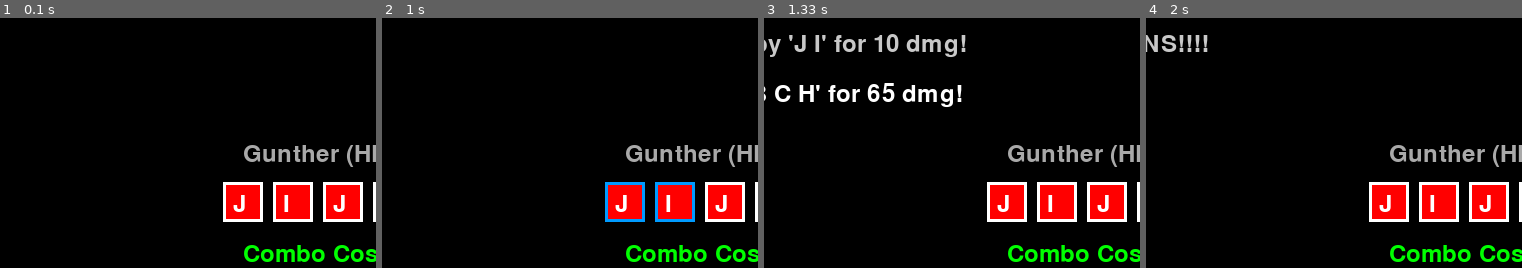
Above: before the commit, frames 1-4 (left to right).
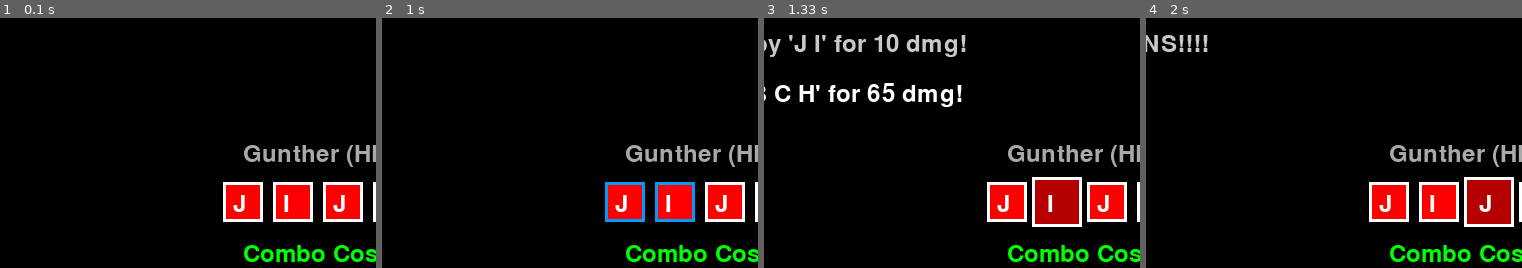
Above: after the commit, the same moments.

Repository: LWhite200/pygames
Game: pygame game, started from WordBound/WordBound.py
The game is run twice, just before and just after one commit, with the same random seed, the same clock (stepped at 60 frames per second) and the same inputs.
Inputs:
- Up to frame 1 (0.1 s): no input
- Up to frame 2 (1 s): click "J" at 0.38 s; click "I" at 0.72 s
- Up to frame 3 (1.33 s): tap Enter at 1 s
- Up to frame 4 (2 s): click "J" at 1.38 s; tap Space at 1.67 s
The pictures show only the part of the screen within x 38-88%, y 50-100%; the shares and areas given below are measured in that part.

Frames 1-2 are identical in both runs. In frame 3, 2.6% of the frame differs, in the area x 71-85%, y 63-84%; in frame 4, 2.6%.

Commit message:
Add files via upload

Diff:
--- a/WordBound/WordBound.py
+++ b/WordBound/WordBound.py
@@ -73,11 +73,24 @@
         print(str(ccc))
         return ccc
 
-    def draw(self, x, y, selected=False):
-        color = (0,155,255) if selected else (255,255,255)
-        pygame.draw.rect(screen, self.color1, (x, y, 40, 40))
-        pygame.draw.rect(screen, color, (x, y, 40, 40), 3)
-        text = font.render(self.char, True, (255,255,255))
+    def draw(self, x, y, selected=False, hovered=False):
+        # Adjust size and color if hovered and not selected
+
+        boxX, boxY = x, y
+
+        if hovered and not selected:
+            rect_size = 50  # Slightly bigger
+            boxX -= 5
+            boxY -= 5
+            color = tuple(max(0, c - 75) for c in self.color1)  # Darker color
+        else:
+            rect_size = 40
+            color = self.color1
+
+        pygame.draw.rect(screen, color, (boxX, boxY, rect_size, rect_size))
+        border_color = (0, 155, 255) if selected else (255, 255, 255)
+        pygame.draw.rect(screen, border_color, (boxX, boxY, rect_size, rect_size), 3)
+        text = font.render(self.char, True, (255, 255, 255))
         screen.blit(text, (x + 10, y + 10))
 
 class Deity:
@@ -104,7 +117,12 @@
 
         # Draw letters
         for i, letter in enumerate(self.letters):
-            letter.draw(x + i * 50, y + 50, letter in self.selected_letters)
+            newX = x + i * 50
+            newY = y + 50
+
+            mouse_pos = pygame.mouse.get_pos()
+            hovered = newX <= mouse_pos[0] <= newX + 40 and newY <= mouse_pos[1] <= newY + 40
+            letter.draw(newX, newY, letter in self.selected_letters, hovered)
 
         # Display combo stamina
         if isPlayer1:
